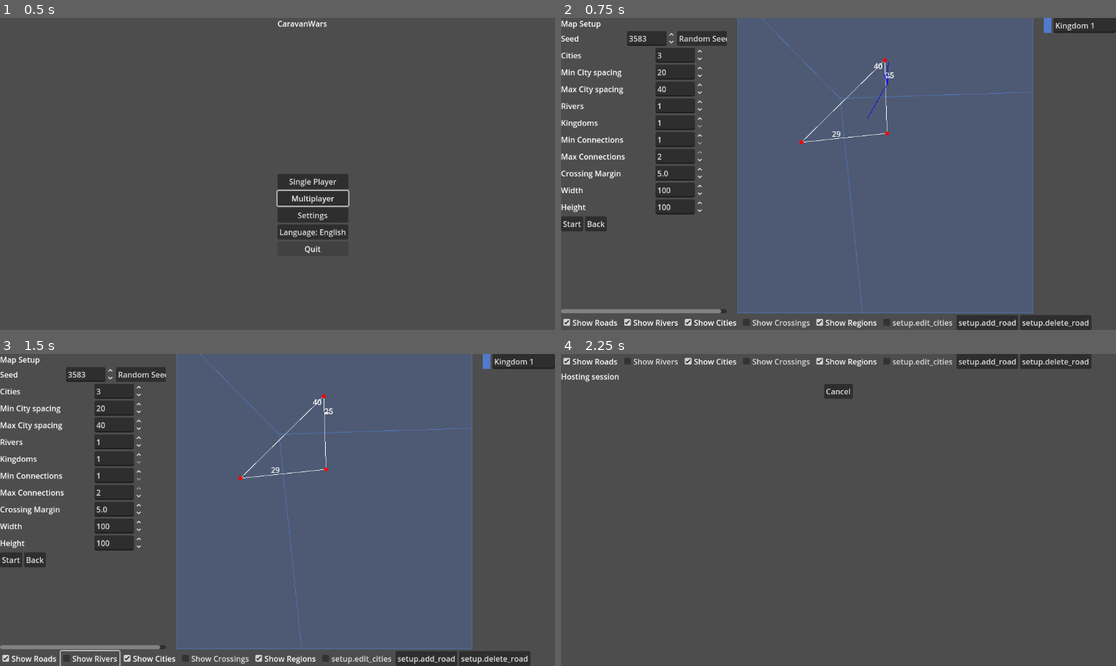
Above: before the commit, frames 1-4 (two rows, left to right).
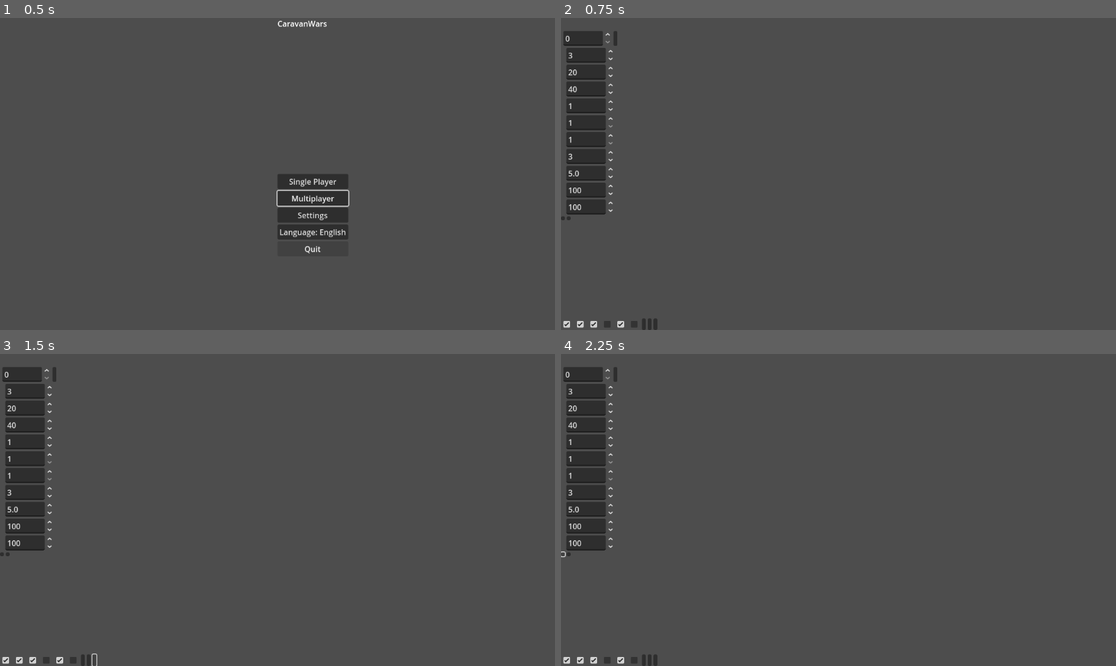
Above: after the commit, the same moments.

Repository: sepa79/CaravanWars
Game: Godot game, scene res://scenes/Main.tscn
Same seed, same stepped clock (60 frames per second), same inputs: the game is played once before the commit and once after it.
Inputs (mouse positions are in pixels of both pictures, inside the frame that each line leads up to; where the layout moved, square brackets give the same spot in the first picture):
- Up to frame 1 (0.5 s): no input
- Up to frame 2 (0.75 s): click "Single Player" at 0.5 s
- Up to frame 3 (1.5 s): click (94, 659) at 1.27 s
- Up to frame 4 (2.25 s): click (561, 553) [572, 559] at 2 s

Frame 1 is identical in both runs. In frame 2, 62% of the frame differs, in the area x 0-100%, y 0-100%; in frame 3, 62%; in frame 4, 5.9%.
Error after the commit: Parse Error: Could not preload resource script "res://map/MapValidator.gd". (res://ui/MapSetupScreen.gd:7)

Commit message:
feat: add map validation control

Diff:
--- a/game/i18n/en.cfg
+++ b/game/i18n/en.cfg
@@ -51,6 +51,10 @@
 setup.show_cities="Show Cities"
 setup.show_crossings="Show Crossings"
 setup.show_regions="Show Regions"
+setup.edit_cities="Edit Cities"
+setup.add_road="Add Road"
+setup.delete_road="Delete Road"
+setup.validate_map="Validate Map"
 setup.start="Start"
 
 errors.timeout="Connection timeout"
--- a/game/i18n/pl.cfg
+++ b/game/i18n/pl.cfg
@@ -51,6 +51,10 @@
 setup.show_cities="Pokaż miasta"
 setup.show_crossings="Pokaż skrzyżowania"
 setup.show_regions="Pokaż regiony"
+setup.edit_cities="Edytuj miasta"
+setup.add_road="Dodaj drogę"
+setup.delete_road="Usuń drogę"
+setup.validate_map="Sprawdź mapę"
 setup.start="Start"
 
 errors.timeout="Przekroczono czas oczekiwania"
--- a/game/ui/MapSetupScreen.gd
+++ b/game/ui/MapSetupScreen.gd
@@ -4,6 +4,7 @@
 const RegionGeneratorModule = preload("res://map/RegionGenerator.gd")
 const RoadNetworkModule = preload("res://map/RoadNetwork.gd")
 const MapSnapshotModule = preload("res://map/MapSnapshot.gd")
+const MapValidatorModule = preload("res://map/MapValidator.gd")
 
 @onready var title_label: Label = $HBox/ControlsScroll/Controls/Title
 @onready var params: GridContainer = $HBox/ControlsScroll/Controls/Params
@@ -40,6 +41,7 @@
 @onready var edit_cities_check: CheckBox = $Layers/EditCities
 @onready var add_road_button: Button = $Layers/AddRoad
 @onready var delete_road_button: Button = $Layers/DeleteRoad
+@onready var validate_button: Button = $Layers/ValidateMap
 @onready var start_button: Button = $HBox/ControlsScroll/Controls/Buttons/Start
 @onready var back_button: Button = $HBox/ControlsScroll/Controls/Buttons/Back
 @onready var main_ui: HBoxContainer = $HBox
@@ -85,6 +87,7 @@
     edit_cities_check.toggled.connect(_on_edit_cities_toggled)
     add_road_button.toggled.connect(_on_add_road_toggled)
     delete_road_button.toggled.connect(_on_delete_road_toggled)
+    validate_button.pressed.connect(_on_validate_map_pressed)
     map_view.set_show_roads(show_roads_check.button_pressed)
     map_view.set_show_rivers(show_rivers_check.button_pressed)
     map_view.set_show_cities(show_cities_check.button_pressed)
@@ -117,6 +120,7 @@
     edit_cities_check.text = I18N.t("setup.edit_cities")
     add_road_button.text = I18N.t("setup.add_road")
     delete_road_button.text = I18N.t("setup.delete_road")
+    validate_button.text = I18N.t("setup.validate_map")
     start_button.text = I18N.t("setup.start")
     back_button.text = I18N.t("menu.back")
 
@@ -232,6 +236,12 @@
     else:
         map_view.set_road_mode("")
 
+func _on_validate_map_pressed() -> void:
+    var validator: MapValidator = MapValidatorModule.new()
+    var errors: Array[String] = validator.validate(current_map["roads"], current_map.get("rivers", []))
+    for err in errors:
+        push_warning(err)
+
 func _on_random_seed_pressed() -> void:
     seed_spin.set_block_signals(true)
     var random_value: int = randi_range(1, int(seed_spin.max_value))
--- a/game/ui/MapSetupScreen.tscn
+++ b/game/ui/MapSetupScreen.tscn
@@ -192,3 +192,5 @@
 
 [node name="DeleteRoad" type="Button" parent="Layers"]
 toggle_mode = true
+
+[node name="ValidateMap" type="Button" parent="Layers"]
Not shown, changed: CHANGELOG.md
